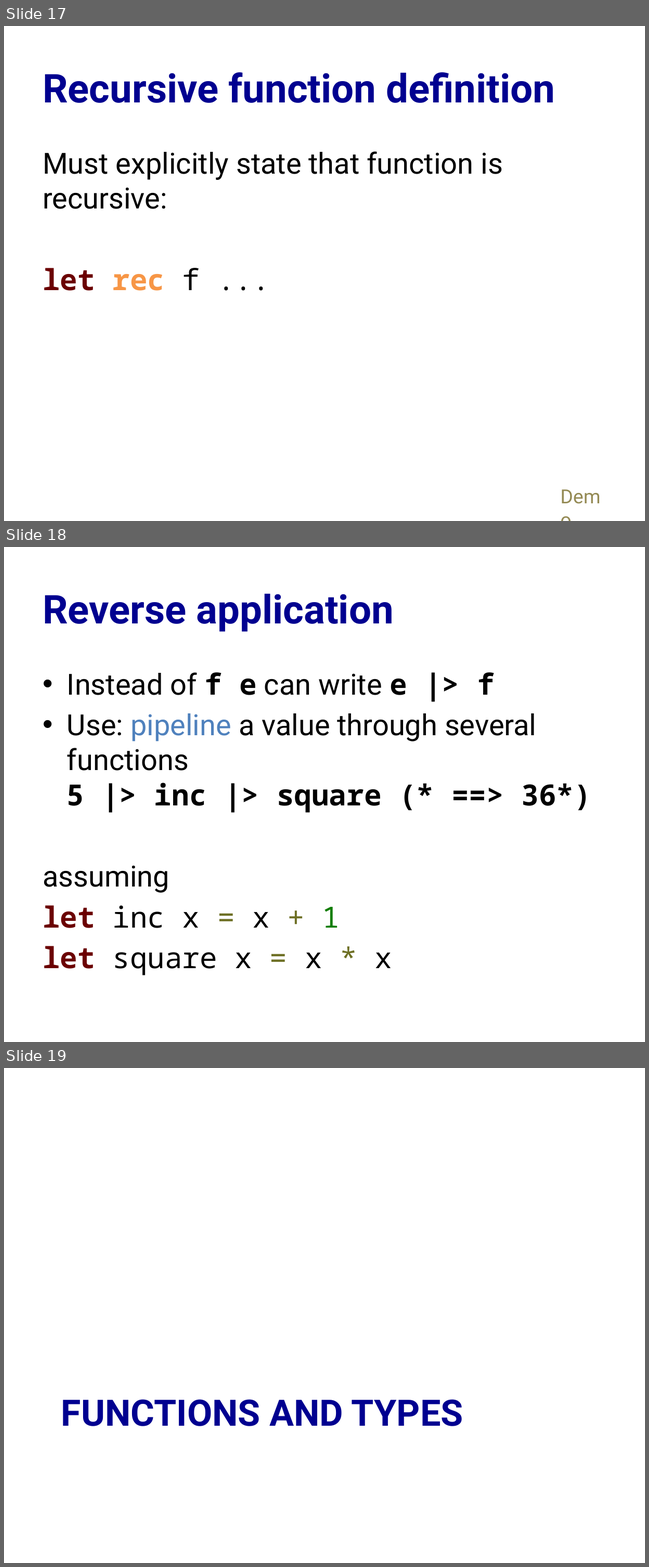
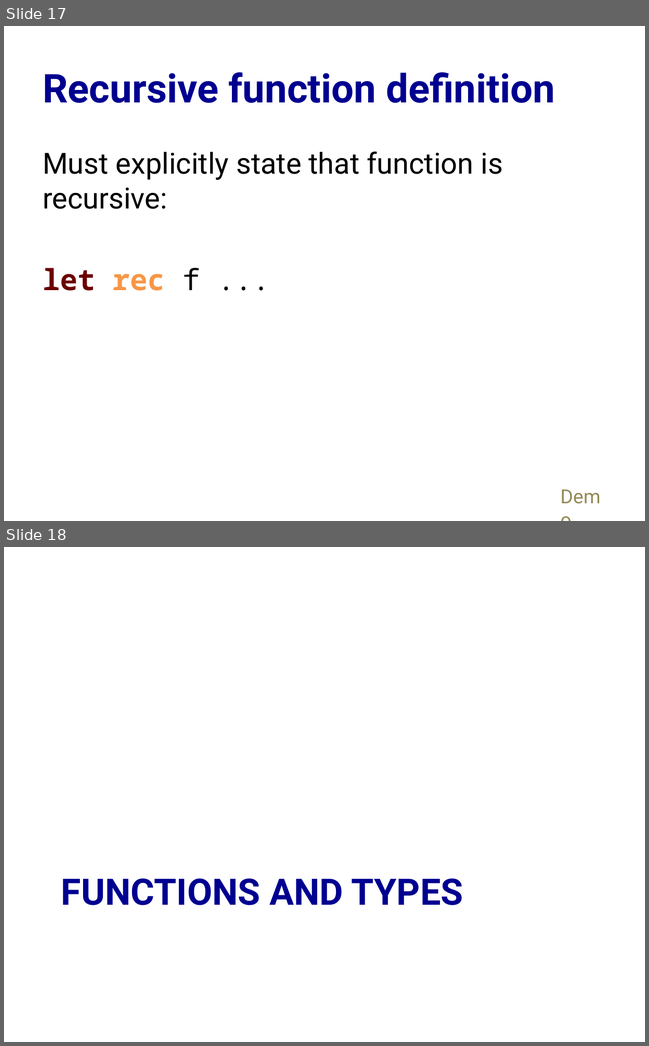
Before and after one commit to cs3110/materials-2019fa, a slide deck: 03-fun/lec.pptx. Shown one above the other, each under a label of ours: slides 17, 18 and 19 before the commit, slides 17 and 18 after it. The pictures are 649x1567 and 649x1046 pixels, drawn with LibreOffice and Linux fonts; fonts in the diff are those of the drawing. Boxes give left, top, right and bottom in pixels: in the first picture for what was removed or moved away, otherwise in the second. Text is boxed around its words. In the diff, an @@ line names an element or a change of style, - is before the commit and + after.

Commit message:
Remove one slide
Pipeline operator |> will be covered in recitation

```diff
--- a/03-fun/lec.pptx
+++ b/03-fun/lec.pptx
@@ slide 18 removed at (4,547,645,1042), background #FFFFFF @@
@@ title removed at (42,593,393,632) @@
-Reverse application
@@ text removed at (42,672,591,975) @@
-• Instead of f e can write e |> f
-• Use: pipeline a value through several functions
-  5 |> inc |> square (* ==> 36*)
-assuming
-let inc x = x + 1
-let square x = x * x
@@ what was slide 19 is now slide 18 @@
```
Also in this commit, not shown: 1 other file.
